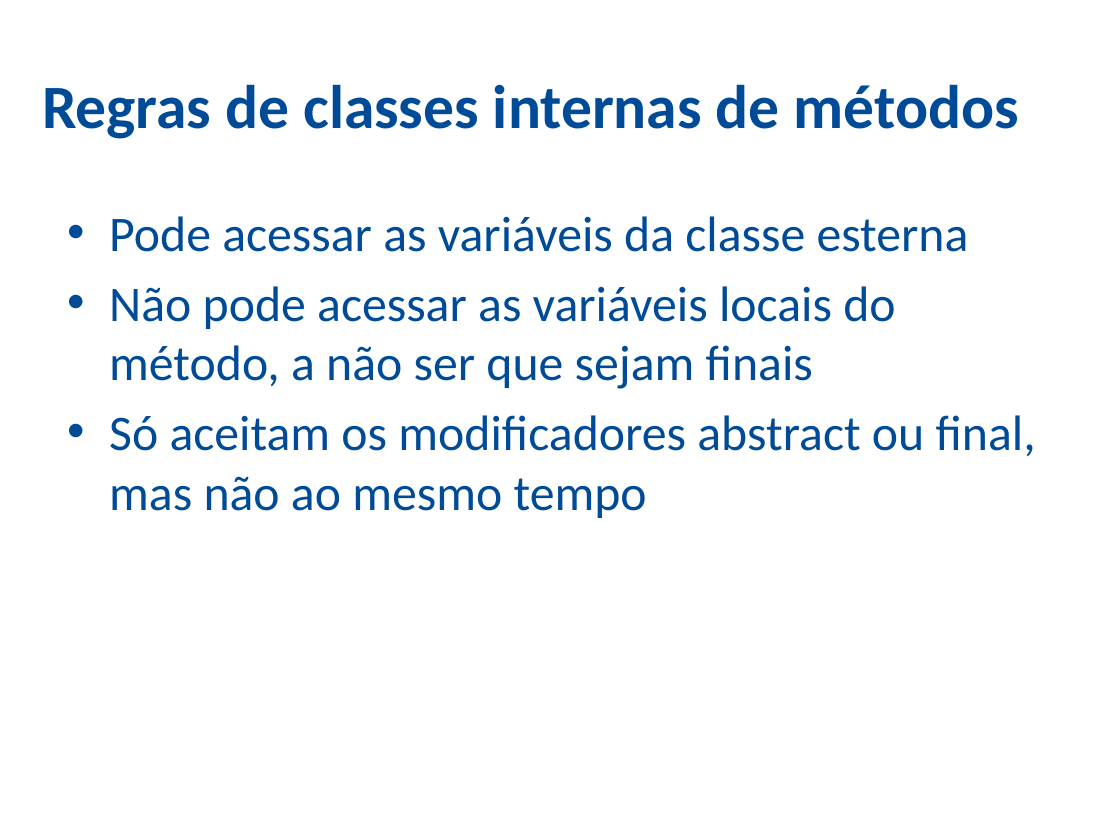
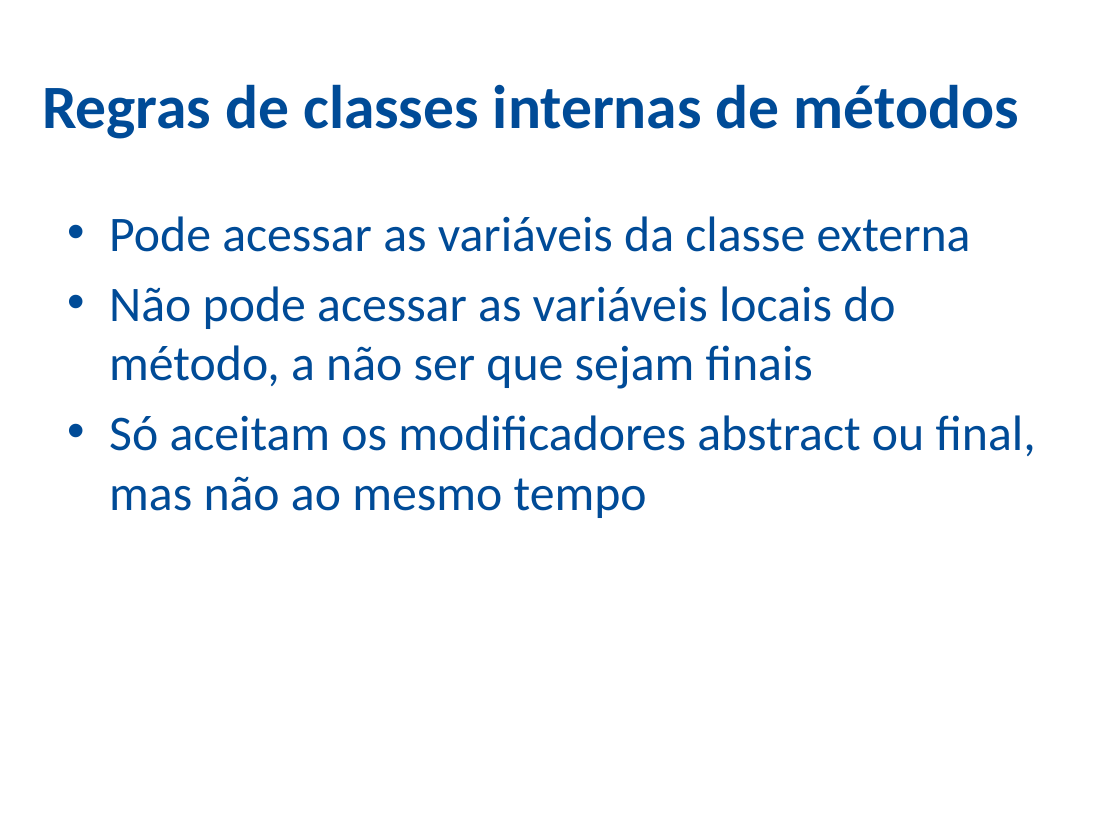
Before and after one commit to ozieljose/java6cert, a slide deck: slide 12 of slides/16-ClassesInternas.pptx. Drawn at 1120x840 pixels with LibreOffice and Linux fonts; fonts in the diff are those of the drawing; background and template pictures are left out. Boxes give left, top, right and bottom in pixels: in the first picture for what was removed or moved away, otherwise in the second. Text is boxed around its words. In the diff, an @@ line names an element or a change of style, - is before the commit and + after.

```diff
--- a/slides/16-ClassesInternas.pptx
+++ b/slides/16-ClassesInternas.pptx
@@ text at bbox=[109, 216, 971, 252]: text changed @@
-• Pode acessar as variáveis da classe esterna
+• Pode acessar as variáveis da classe externa
```
Also in this commit, not shown: 2 other slides changed, 2 slides added, 9 other files.
